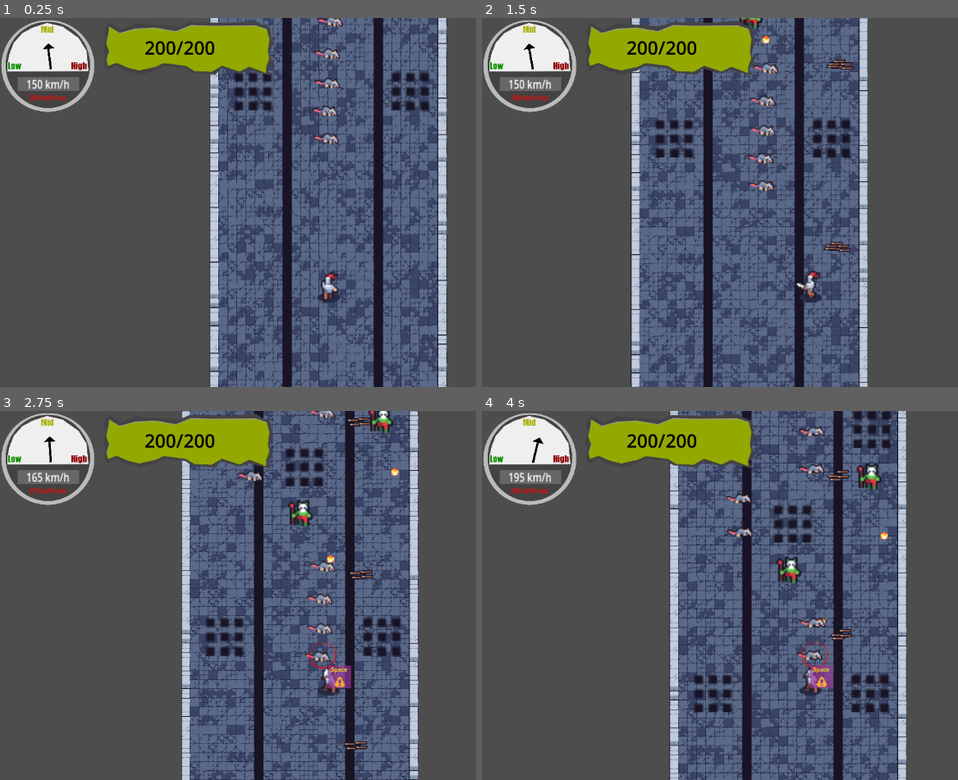
Above: before the commit, frames 1-4 (two rows, left to right).
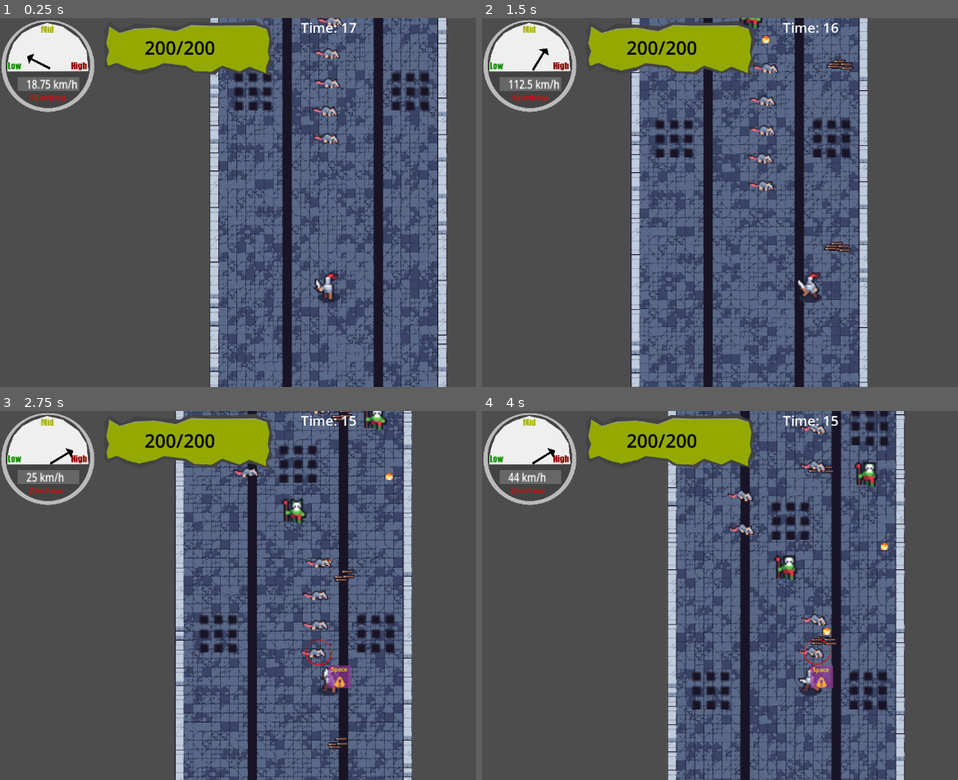
Above: after the commit, the same moments.

Repository: Arsen-Lovecraft/roguelite-runner
Game: Godot game, scene res://_utests_and_debug_instruments/test_run_controller/test_run_controller.tscn
Two runs of this game, one before a commit and one after it. Both use one fixed random seed, a clock stepped at 60 frames per second and the inputs below.
Inputs (mouse positions are in pixels of both pictures, inside the frame that each line leads up to):
- Up to frame 1 (0.25 s): no input
- Up to frame 2 (1.5 s): move the mouse to (953, 184) at 0.52 s; hold D (turn_right) 0.53-1.28 s; click (953, 184) at 0.6 s; move the mouse to (677, 220) at 1.27 s; hold A (turn_left) from 1.28 s (still down); click (677, 220) at 1.35 s
- Up to frame 3 (2.75 s): move the mouse to (395, 514) at 2.02 s; release A (turn_left) at 2.03 s; hold D (turn_right) from 2.03 s (still down); click (395, 514) at 2.1 s
- Up to frame 4 (4 s): move the mouse to (777, 669) at 2.77 s; click (777, 669) at 2.85 s; move the mouse to (outside the picture) at 3.52 s; release D (turn_right) at 3.53 s; hold A (turn_left) from 3.53 s (still down); click (outside the picture) at 3.6 s

The runs differ from the first frame. In frame 1, 0.5% of the frame differs, in the area x 5-75%, y 1-77%; in frame 2, 0.6%; in frame 3, 28%, in the area x 5-88%, y 0-100%; in frame 4, 20%.

Commit message:
Timer UI

Diff:
--- a/_utests_and_debug_instruments/ui_testing/level_run_hud.tscn
+++ b/_utests_and_debug_instruments/ui_testing/level_run_hud.tscn
@@ -1,8 +1,9 @@
-[gd_scene load_steps=4 format=3 uid="uid://dfktqrivgkydd"]
+[gd_scene load_steps=5 format=3 uid="uid://dfktqrivgkydd"]
 
 [ext_resource type="PackedScene" uid="uid://u151gmeimbih" path="res://scenes/ui/ps_speedometer_ui.tscn" id="1_4llwc"]
 [ext_resource type="PackedScene" uid="uid://b14jvpl7t0cvh" path="res://scenes/ui/ps_stamina_ui.tscn" id="2_j6mfb"]
 [ext_resource type="PackedScene" uid="uid://d300vj13mwluh" path="res://scenes/ui/ps_smash_cue_ui.tscn" id="3_crn0c"]
+[ext_resource type="PackedScene" uid="uid://bxhab8c7kiqhi" path="res://scenes/ui/ps_timer_ui.tscn" id="4_qnodg"]
 
 [node name="LevelRunHud" type="CanvasLayer"]
 
@@ -16,3 +17,5 @@
 scale = Vector2(0.5, 0.5)
 
 [node name="PsSmashCueUi" parent="." instance=ExtResource("3_crn0c")]
+
+[node name="PsTimerUi" parent="." instance=ExtResource("4_qnodg")]
--- a/godot_resources/r_default_player_data.tres
+++ b/godot_resources/r_default_player_data.tres
@@ -4,8 +4,8 @@
 
 [resource]
 script = ExtResource("1_p2ppq")
-start_velocity = 150.0
-max_velocity = 300.0
+start_velocity = 25.0
+max_velocity = 25.0
 max_stamina = 200.0
 steering_velocity = 160.0
 default_start_time = 17
--- a/scenes/level_run/ps_win_area.gd
+++ b/scenes/level_run/ps_win_area.gd
@@ -1,7 +1,7 @@
 class_name WinArea
 extends Area2D
 
-func _ready() -> void:
+func _ready() -> void	:
 	_connect_signals()
 
 func _connect_signals() -> void:
--- a/scenes/ui/ps_smash_cue_ui.gd
+++ b/scenes/ui/ps_smash_cue_ui.gd
@@ -19,7 +19,6 @@
 	var enemy: Area2D = _smash_area_2d.get_closest_enemy()
 	if(enemy != null):
 		input_cue.global_position = _smash_area_2d.global_position
-		Utility.slow_motion(9.0, 0.1)
 		for node_sprite: Node in enemy.get_children():
 			if(node_sprite is Sprite2D):
 				_target_mark_texture_rect.size = (node_sprite as Sprite2D).get_rect().size * 1.5
--- a/scenes/ui/ps_speedometer_ui.gd
+++ b/scenes/ui/ps_speedometer_ui.gd
@@ -9,23 +9,20 @@
 @onready var _player_data: RPlayerData = preload("res://godot_resources/r_default_player_data.tres")
 @onready var max_speed_label: Label = %MaxSpeedLabel
 
-func _ready() -> void:
-	_set_speed(10, _player_data.max_velocity)
-
 func _physics_process(_delta: float) -> void:
-	_set_speed(10, _player_data.max_velocity)
+	_set_speed(10, _player_data.current_velocity)
 	_speedometr_arrow_texture_rect.rotation_degrees = _map_speed_to_rot_angle()  + randf_range(-3.0, 2.0)
-	_speed_label.text = str(_player_data.current_velocity) + " km/h"
-	max_speed_label.text = str(_player_data.max_velocity) + " km/h max"
+	_speed_label.text = str(-(get_tree().get_first_node_in_group("player") as Player).velocity.y) + " km/h"
+	max_speed_label.text = str(_player_data.current_velocity) + " km/h max"
 
 func _set_speed(lowest: float, highest: float) -> void:
 	if(lowest > highest or lowest < 0):
 		print("Error of setting up speedometr boundaries: " + str(get_stack()))
 		return
 	_lowest_speed = lowest
-	highest = highest
+	_highest_speed = highest
 
 func _map_speed_to_rot_angle() -> float:
 	# -28 - high, -174 - low boundaries for %SpeedometrArrowTextureRect
 	var linear_derivatve: float = -(28 - 174)/(_highest_speed - _lowest_speed)
-	return clamp(linear_derivatve * _player_data.current_velocity - 174, -174, -28)
+	return clamp(linear_derivatve * -(get_tree().get_first_node_in_group("player") as Player).velocity.y - 174, -174, -28)
--- /dev/null
+++ b/scenes/ui/ps_timer_ui.gd
@@ -0,0 +1,22 @@
+extends Control
+
+@onready var time_label: Label = %TimeLabel
+
+func _ready() -> void:
+	#TODO	 private access
+	(get_tree().get_first_node_in_group("run_controller") as RunController)._life_timer.time_updated.connect(_on_timer_updated)
+	(get_tree().get_first_node_in_group("run_controller") as RunController).won.connect(_on_won)
+	(get_tree().get_first_node_in_group("run_controller") as RunController).lost.connect(_on_lost)
+
+
+func _on_timer_updated(time: int) -> void:
+	if(time <=0):
+		time_label.text = "Time is out. You lost!"
+	else:
+		time_label.text = "Time: " + str(time)
+
+func _on_won() -> void:
+	time_label.text = "Win!"
+
+func _on_lost() -> void:
+	time_label.text = "Lost..."
--- /dev/null
+++ b/scenes/ui/ps_timer_ui.tscn
@@ -0,0 +1,25 @@
+[gd_scene load_steps=2 format=3 uid="uid://bxhab8c7kiqhi"]
+
+[ext_resource type="Script" path="res://scenes/ui/ps_timer_ui.gd" id="1_eqvgo"]
+
+[node name="PsTimerUi" type="Control"]
+layout_mode = 3
+anchors_preset = 15
+anchor_right = 1.0
+anchor_bottom = 1.0
+grow_horizontal = 2
+grow_vertical = 2
+script = ExtResource("1_eqvgo")
+
+[node name="TimeLabel" type="Label" parent="."]
+unique_name_in_owner = true
+layout_mode = 1
+anchors_preset = 5
+anchor_left = 0.5
+anchor_right = 0.5
+offset_left = -0.5
+offset_right = 0.5
+offset_bottom = 23.0
+grow_horizontal = 2
+theme_override_font_sizes/font_size = 24
+text = "23"
--- a/scripts/core/run_controller.gd
+++ b/scripts/core/run_controller.gd
@@ -1,11 +1,14 @@
 class_name RunController
 extends Node
 
+signal won()
+signal lost()
 
 var _life_timer: LifeTimer = preload("res://scenes/level_run/ps_timer.tscn").instantiate()
 var _player_data: RPlayerData = preload("res://godot_resources/r_default_player_data.tres")
 
 func _init() -> void:
+	self.add_to_group("run_controller")
 	_life_timer.set_time(_player_data.default_start_time)
 
 func _ready() -> void:
